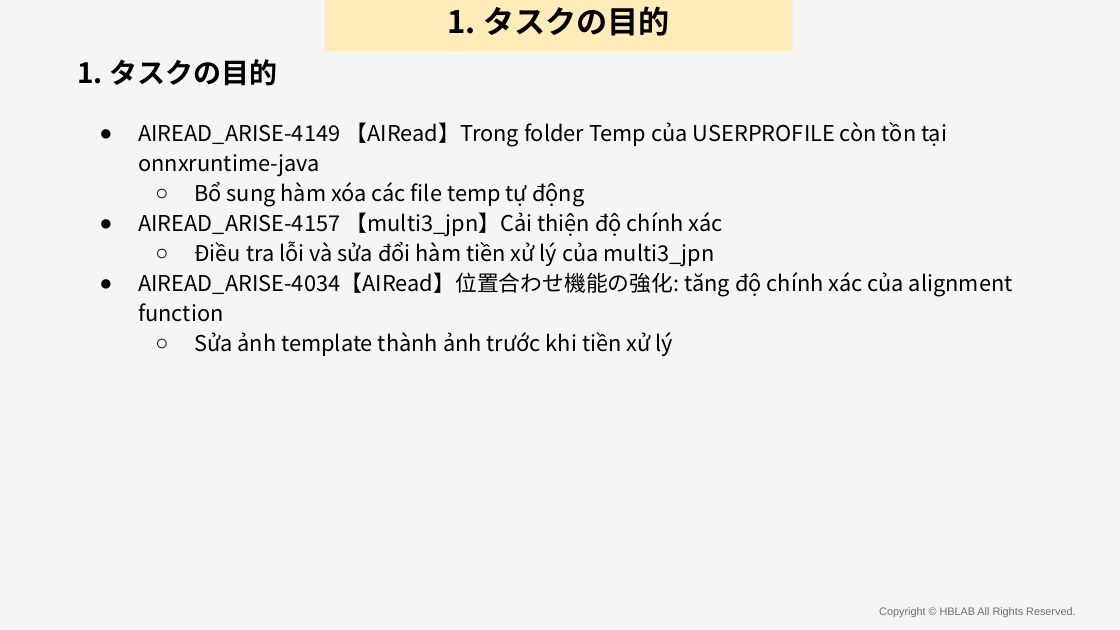
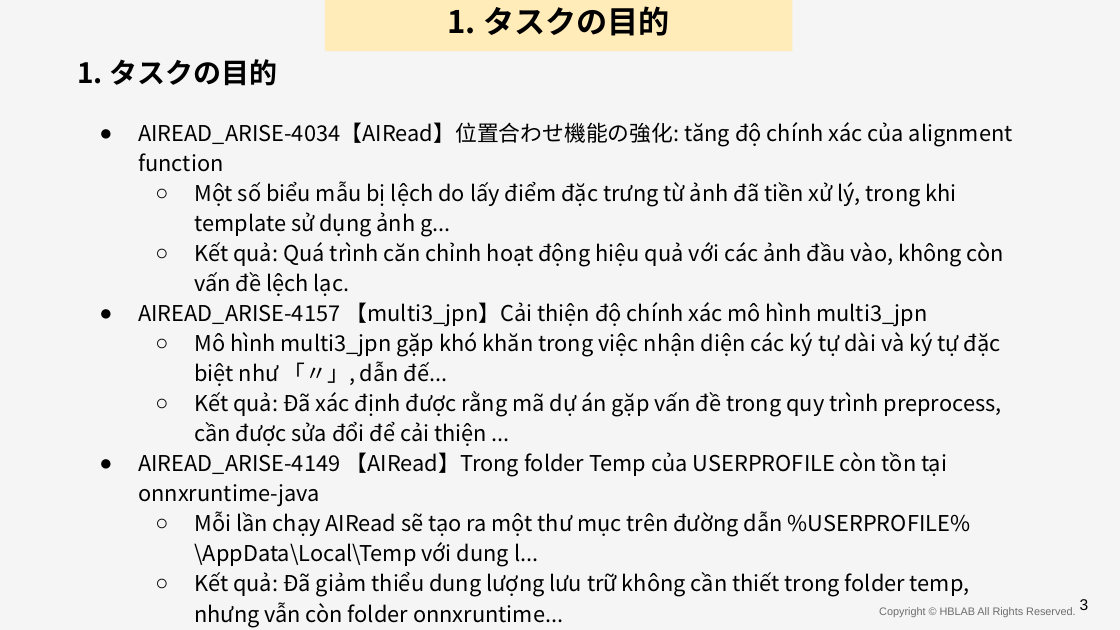
Before and after one commit to anhnvVNU/slide_maker, a slide deck: slide 4 of output/final_presentation.pptx. Drawn at 1120x630 pixels with LibreOffice and Linux fonts; fonts in the diff are those of the drawing; background and template pictures are left out. Boxes give left, top, right and bottom in pixels: in the first picture for what was removed or moved away, otherwise in the second. Text is boxed around its words. In the diff, an @@ line names an element or a change of style, - is before the commit and + after.

```diff
--- a/output/final_presentation.pptx
+++ b/output/final_presentation.pptx
@@ text at bbox=[138, 122, 1013, 446]: paragraphs added @@
+● AIREAD_ARISE-4034【AIRead】位置合わせ機能の強化: tăng độ chính xác của alignment function
+  ○ Một số biểu mẫu bị lệch do lấy điểm đặc trưng từ ảnh đã tiền xử lý, trong khi template sử dụng ảnh g...
+  ○ Kết quả: Quá trình căn chỉnh hoạt động hiệu quả với các ảnh đầu vào, không còn vấn đề lệch lạc.
+● AIREAD_ARISE-4157 【multi3_jpn】Cải thiện độ chính xác mô hình multi3_jpn
+  ○ Mô hình multi3_jpn gặp khó khăn trong việc nhận diện các ký tự dài và ký tự đặc biệt như 「〃」, dẫn đế...
+  ○ Kết quả: Đã xác định được rằng mã dự án gặp vấn đề trong quy trình preprocess, cần được sửa đổi để cải thiện ...
@@ text at bbox=[194, 511, 970, 597]: text changed @@
-  ○ Bổ sung hàm xóa các file temp tự động
-● AIREAD_ARISE-4157 【multi3_jpn】Cải thiện độ chính xác
-  ○ Điều tra lỗi và sửa đổi hàm tiền xử lý của multi3_jpn
-● AIREAD_ARISE-4034【AIRead】位置合わせ機能の強化: tăng độ chính xác của alignment function
-  ○ Sửa ảnh template thành ảnh trước khi tiền xử lý
+  ○ Mỗi lần chạy AIRead sẽ tạo ra một thư mục trên đường dẫn %USERPROFILE%\AppData\Local\Temp với dung l...
+  ○ Kết quả: Đã giảm thiểu dung lượng lưu trữ không cần thiết trong folder temp, nhưng vẫn còn folder onnxruntime...
@@ text added at bbox=[1080, 599, 1089, 610], 10 pt, text #000000 @@
+3
```
Also in this commit, not shown: 7 other slides changed, 15 slides added, 20 other files.
